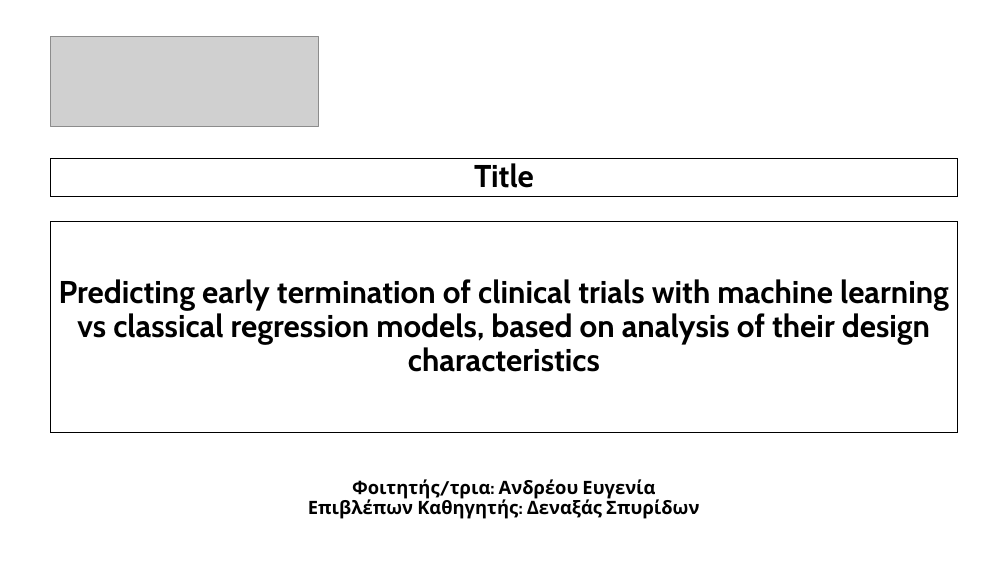
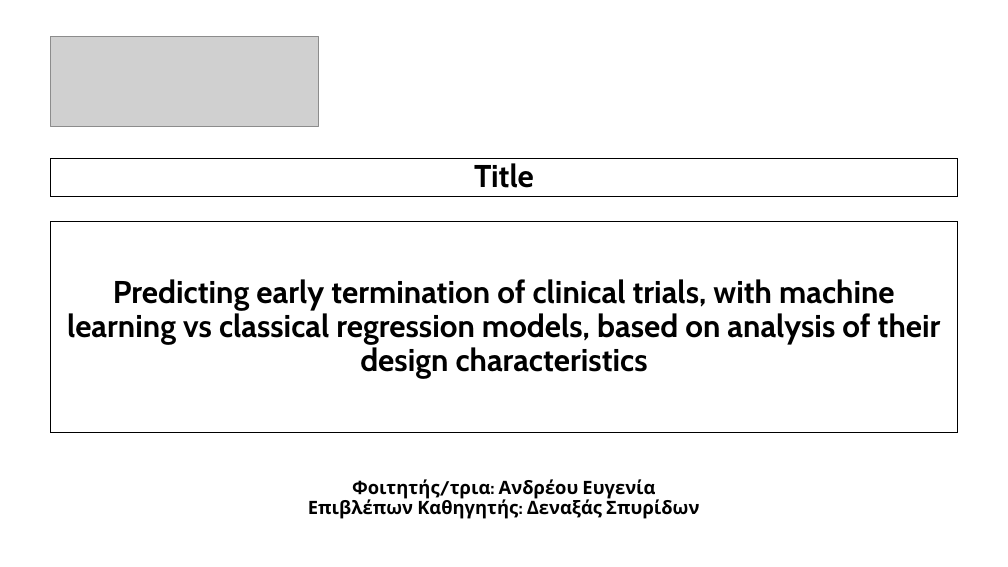
Before and after one commit to AndreouEugenia/Thesis, a slide deck: slide 2 of Thesis_Presentation.pptx. Drawn at 1008x567 pixels with LibreOffice and Linux fonts; fonts in the diff are those of the drawing; grey boxes stand for pictures; background and template pictures are left out. Boxes give left, top, right and bottom in pixels: in the first picture for what was removed or moved away, otherwise in the second. Text is boxed around its words. In the diff, an @@ line names an element or a change of style, - is before the commit and + after.

```diff
--- a/Thesis_Presentation.pptx
+++ b/Thesis_Presentation.pptx
@@ text in rectangle at [67,279,941,378]: text changed @@
-Predicting early termination of clinical trials with machine learning vs classical regression models, based on analysis of their design characteristics
+Predicting early termination of clinical trials, with machine learning vs classical regression models, based on analysis of their design characteristics
```
Also in this commit, not shown: 16 other slides changed, 4 slides added, 3 slides removed, 11 other files.
